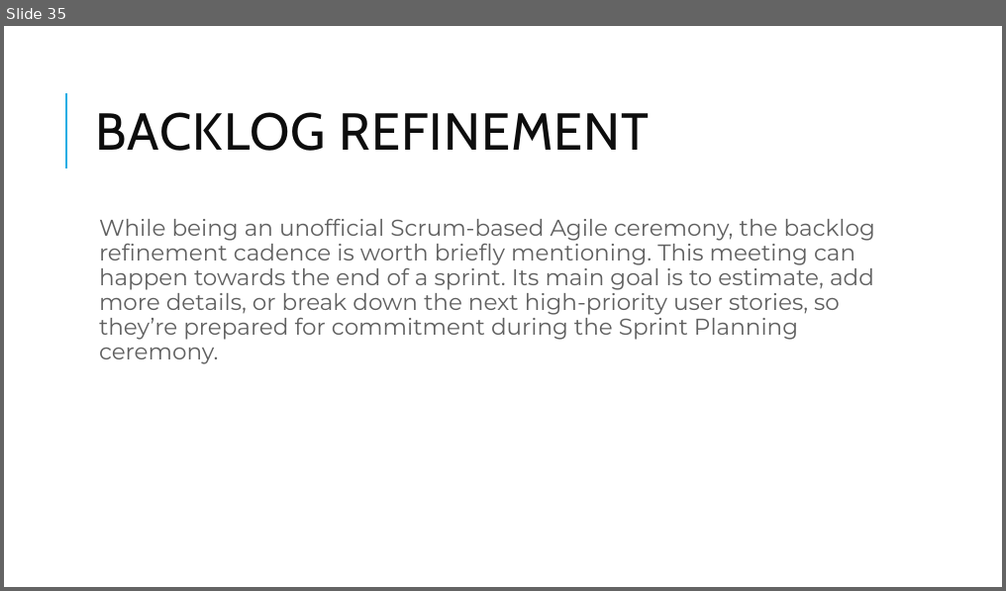
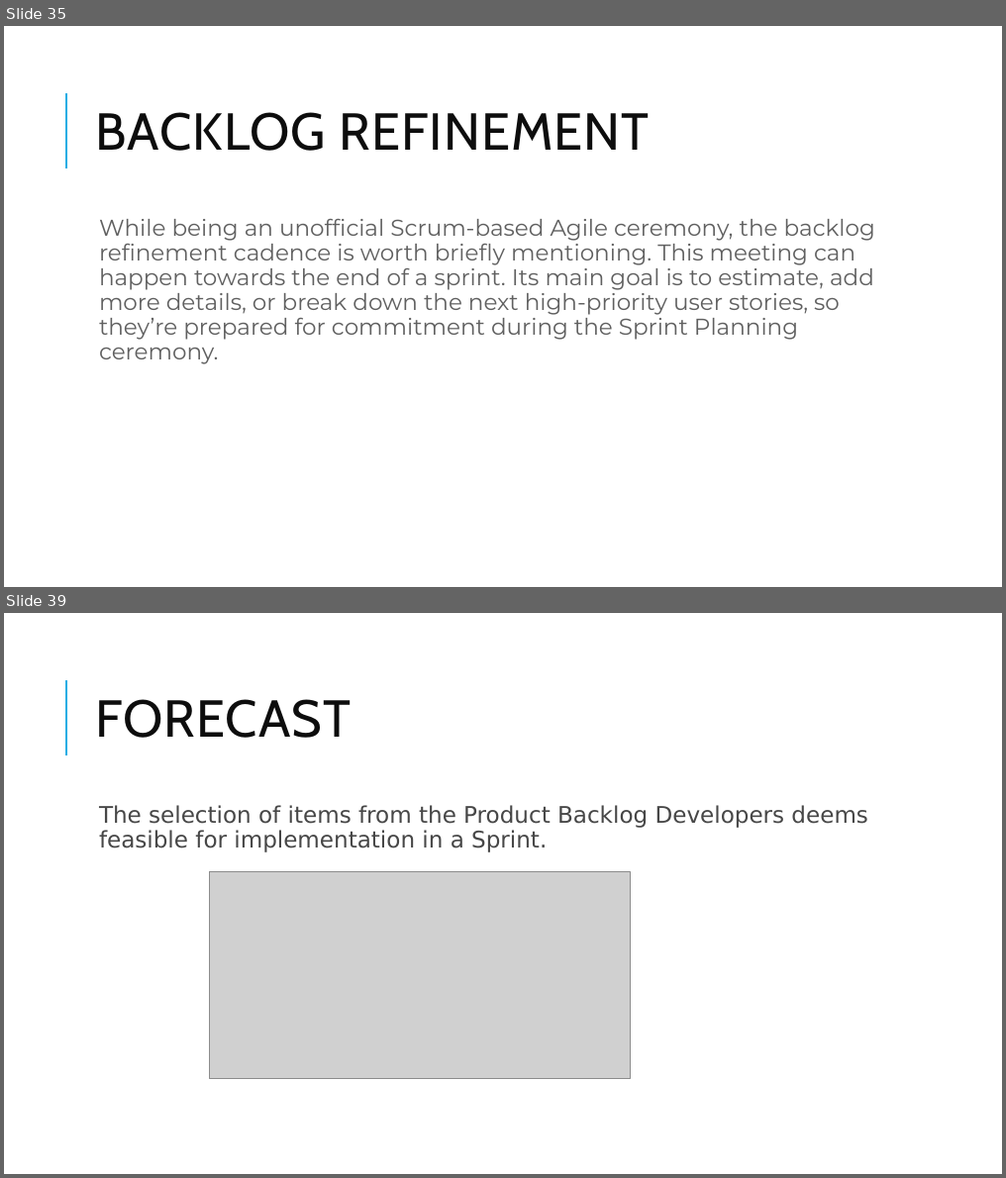
Before and after one commit to skandhwa/1stJulySimplelearn, a slide deck: Phase 1- Planning And Automation.pptx. Shown one above the other, each under a label of ours: slide 35 before the commit, slides 35 and 39 after it; the slides between them are not shown. The pictures are 1006x591 and 1006x1178 pixels, drawn with LibreOffice and Linux fonts; fonts in the diff are those of the drawing; grey boxes stand for pictures. Boxes give left, top, right and bottom in pixels: in the first picture for what was removed or moved away, otherwise in the second. Text is boxed around its words. In the diff, an @@ line names an element or a change of style, - is before the commit and + after.

```diff
--- a/Phase 1- Planning And Automation.pptx
+++ b/Phase 1- Planning And Automation.pptx
@@ slide 39 added at [4, 613, 1002, 1174], background #FFFFFF; not listed: 1 template element that a slide beside it also shows @@
@@ title added at [95, 699, 350, 738], 50 pt, text #0D0D0D @@
+FORECAST
@@ text added at [99, 805, 867, 853], 22 pt, text #474747 @@
+  The selection of items from the Product Backlog Developers deems feasible for implementation in a Sprint.
@@ picture added at [209, 871, 630, 1078] @@
```
Also in this commit, not shown: 1 slide changed, 8 other slides added.
